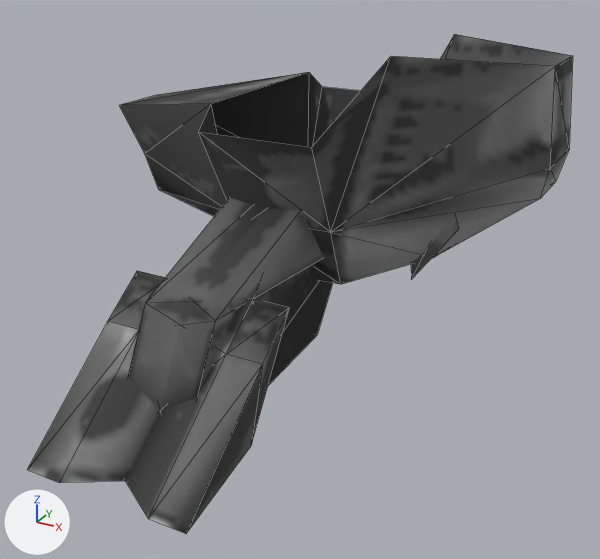
A saved change to the glTF model packages/client/public/models/units/avatar-hover.glb.
Rendered twice from a camera (50 mm lens) standing at (2.66, -4.42, 3.0) and looking at (0.26, -0.05, 0.81). The axes (+X, +Y, +Z) are drawn at lower left. The lights are the same throughout. The picture after the commit comes second. Mesh edges are drawn as thin lines. Vertices at exactly the same position are counted once.

The first picture shows 'root'.
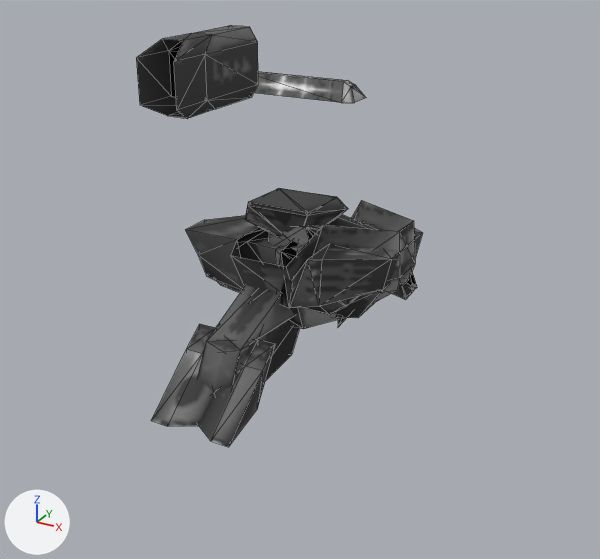
Boxes (x1, y1, x2, y2) around the edits, measured in the pictures (600 x 559 px; the box of a moved part takes in the faces that stretch with it):
'root', reshaped (47% narrower, 16% shorter)
    before: (27, 34, 573, 534)
    after: (136, 25, 423, 447)
part 1 of me_hull, moved or reshaped
    before: (119, 34, 573, 284)
    after: (185, 200, 415, 329)
part 2 of me_hull, moved or reshaped (mostly hidden afterwards)
    before: (411, 217, 458, 279)
    after: (338, 316, 348, 327)
part 3 of me_hull, moved or reshaped
    before: (27, 208, 333, 483)
    after: (151, 291, 300, 426)
part 4 of me_hull, moved or reshaped
    before: (126, 198, 289, 534)
    after: (198, 285, 275, 447)
part 5 of me_hull, added
    after: (217, 188, 423, 318)
part 6 of me_hull, added
    after: (136, 25, 258, 119)
part 7 of me_hull, added
    after: (254, 71, 366, 103)

Patch to the scene script:
```diff
--- a/packages/client/public/models/units/avatar-hover.glb.py
+++ b/packages/client/public/models/units/avatar-hover.glb.py
@@ me_hull @@
 # used by ob_root; location = (0.0, 0.0, 0.0)
-me_hull.from_pydata(...)  # 83 vertices, 126 faces; spans x -1.65..1.65, y -1.65..1.65, z 0.0..2.24
+me_hull.from_pydata(...)  # 233 vertices, 410 faces; spans x -0.88..0.88, y -0.96..0.96, z 0.0..2.4
+# me_hull part 1: the loose piece of 33 vertices spanning x -1.65..1.65, y -0.09..1.65, z 0.59..2.24 is scaled about its middle by 0.52, then moved by (-0.02, -0.4, -0.68)
+# me_hull part 2: the loose piece of 8 vertices spanning x -0.51..1.16, y 0.4..0.79, z 0.75..1.41 is scaled about its middle by 0.52, then moved by (-0.17, -0.31, -0.52)
+# me_hull part 3: the loose piece of 17 vertices spanning x -0.69..0.3, y -1.65..0.8, z 0.0..1.45 is scaled about its middle by 0.52, then moved by (0.08, 0.18, -0.35)
+# me_hull part 4: the loose piece of 17 vertices spanning x -0.54..0.45, y -1.65..0.8, z 0.0..1.45 is scaled about its middle by 0.52, then moved by (0.0, 0.18, -0.35)
+# me_hull part 5: a new loose piece of 110 vertices spanning x -0.66..0.88, y -0.2..0.96, z 0.38..1.19, in mat_unit (picture img_atlas)
+# me_hull part 6: a new loose piece of 24 vertices spanning x -0.2..0.04, y -0.96..-0.15, z 1.99..2.4, in mat_unit (picture img_atlas)
+# me_hull part 7: a new loose piece of 16 vertices spanning x -0.54..0.38, y 0.42..0.68, z 1.89..2.01, in mat_unit (picture img_atlas)
+# other edits to the shape of me_hull do not show in these pictures
 me_hull.materials.append(mat_unit)
```
